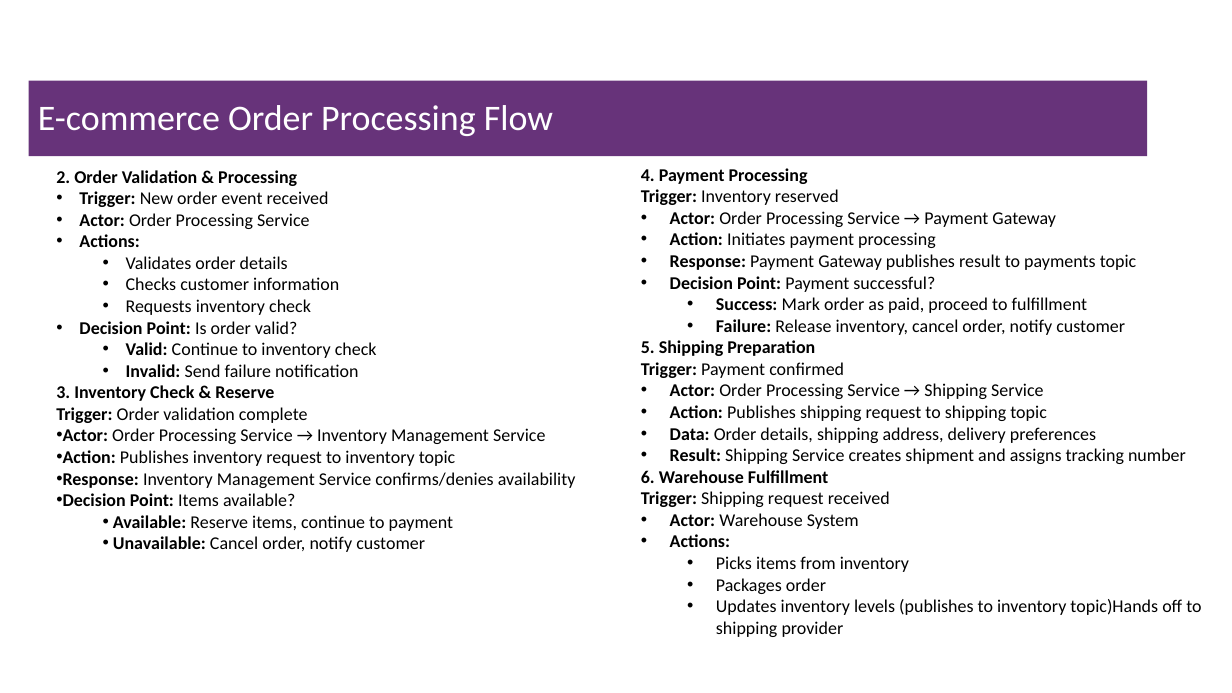
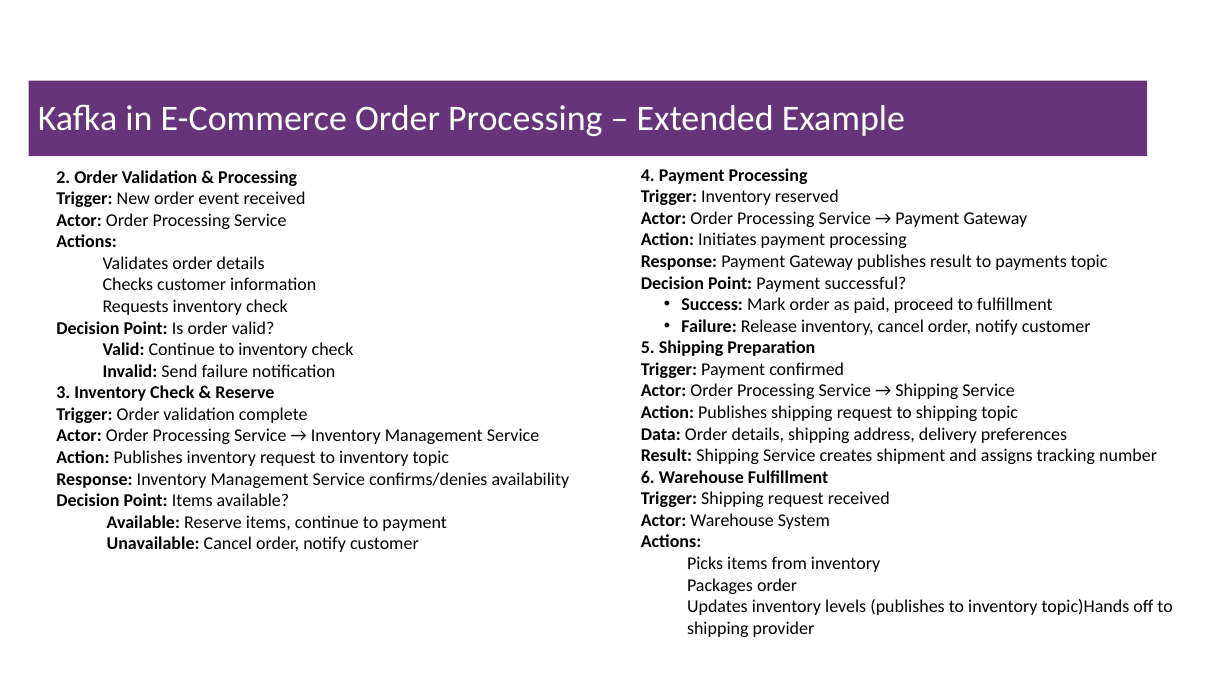
Before and after one commit to msfasha/307401-Big-Data, a slide deck: slide 31 of 20243/section_2_introduction_to_hadoop_eco_system/2-Introduction to Hadoop Eco System.pptx. Drawn at 1232x693 pixels with LibreOffice and Linux fonts; fonts in the diff are those of the drawing; background and template pictures are left out. Boxes give left, top, right and bottom in pixels: in the first picture for what was removed or moved away, otherwise in the second. Text is boxed around its words. In the diff, an @@ line names an element or a change of style, - is before the commit and + after.

Commit message:
edited hadoop eco system part

```diff
--- a/20243/section_2_introduction_to_hadoop_eco_system/2-Introduction to Hadoop Eco System.pptx
+++ b/20243/section_2_introduction_to_hadoop_eco_system/2-Introduction to Hadoop Eco System.pptx
@@ title at bbox=[38, 104, 905, 136]: text changed @@
-E-commerce Order Processing Flow
+Kafka in E-Commerce Order Processing – Extended Example
@@ text at bbox=[56, 191, 570, 552]: bullet • to none @@
@@ text at bbox=[641, 211, 1172, 637]: bullet • to none; indent changed @@
```
Also in this commit, not shown: 24 other slides changed.
